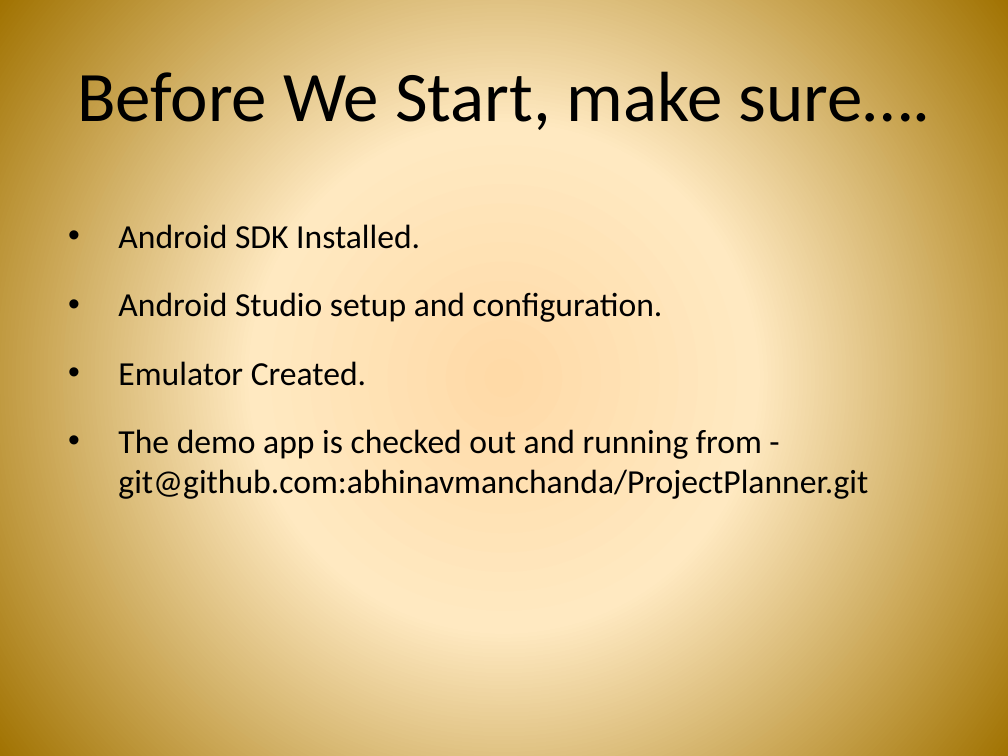
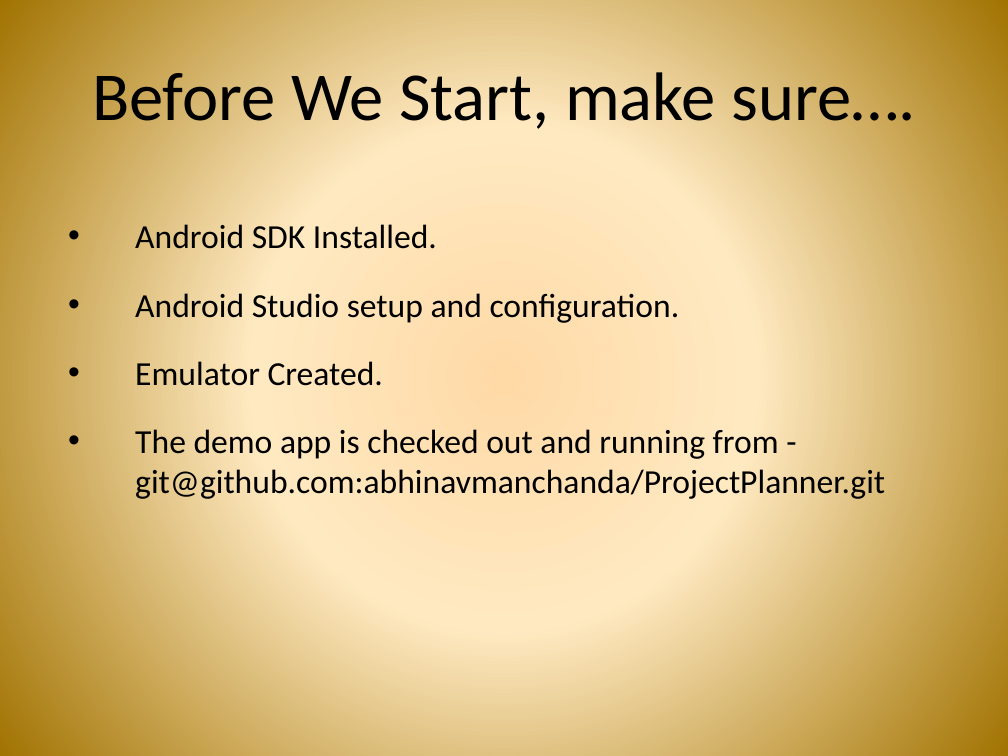
Before and after one commit to androidbootcamp/Course-Material, a slide deck: slide 2 of Day1/day_1.pptx. Drawn at 1008x756 pixels with LibreOffice and Linux fonts; fonts in the diff are those of the drawing; background and template pictures are left out. Boxes give left, top, right and bottom in pixels: in the first picture for what was removed or moved away, otherwise in the second. Text is boxed around its words. In the diff, an @@ line names an element or a change of style, - is before the commit and + after.

```diff
--- a/Day1/day_1.pptx
+++ b/Day1/day_1.pptx
@@ title "Before We Start, make sure…." at [92,72,916,137]: size 50.8 to 49 pt @@
@@ text "Android SDK Installed." at [135,224,885,502]: indent changed @@
```
Also in this commit, not shown: 9 other slides changed, 1 slide added.
